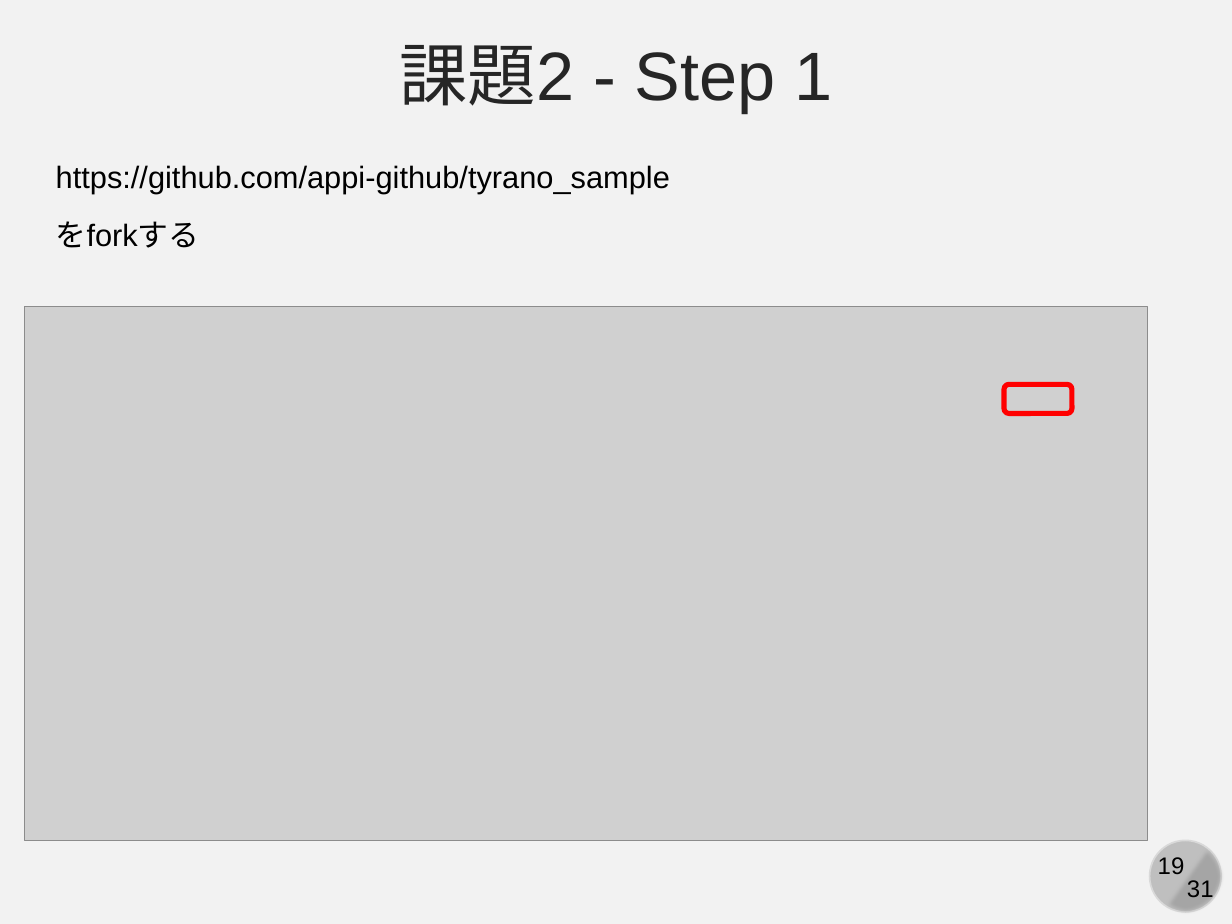
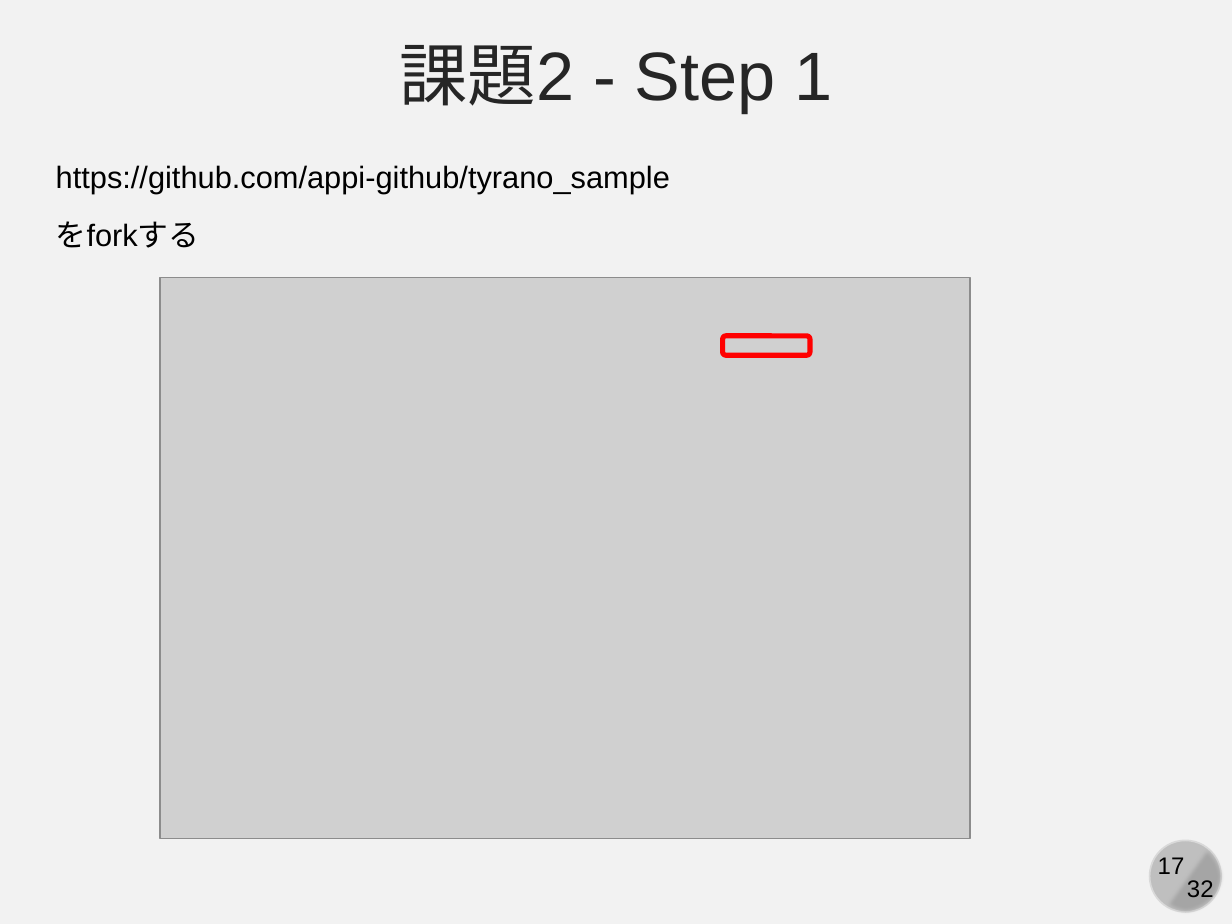
Before and after one commit to kaityo256/github, a slide deck: slide 17 of practice_github_advanced/fig/slide.pptx (slide 19 before the commit). Drawn at 1232x924 pixels with LibreOffice and Linux fonts; fonts in the diff are those of the drawing; grey boxes stand for pictures. Boxes give left, top, right and bottom in pixels: in the first picture for what was removed or moved away, otherwise in the second. Text is boxed around its words. In the diff, an @@ line names an element or a change of style, - is before the commit and + after.

```diff
--- a/practice_github_advanced/fig/slide.pptx
+++ b/practice_github_advanced/fig/slide.pptx
@@ picture resized from (x1=25, y1=307, x2=1148, y2=840) to (x1=160, y1=277, x2=970, y2=839) @@
@@ rounded rectangle resized from (x1=1004, y1=384, x2=1072, y2=414) to (x1=723, y1=336, x2=811, y2=356) @@
@@ page number at (x1=1158, y1=857, x2=1185, y2=874): text changed @@
-19
+17
@@ text at (x1=1187, y1=880, x2=1214, y2=903): text changed @@
-31
+32
```
Also in this commit, not shown: 29 other slides changed, 2 slides added, 1 slide removed, 2 other files.
